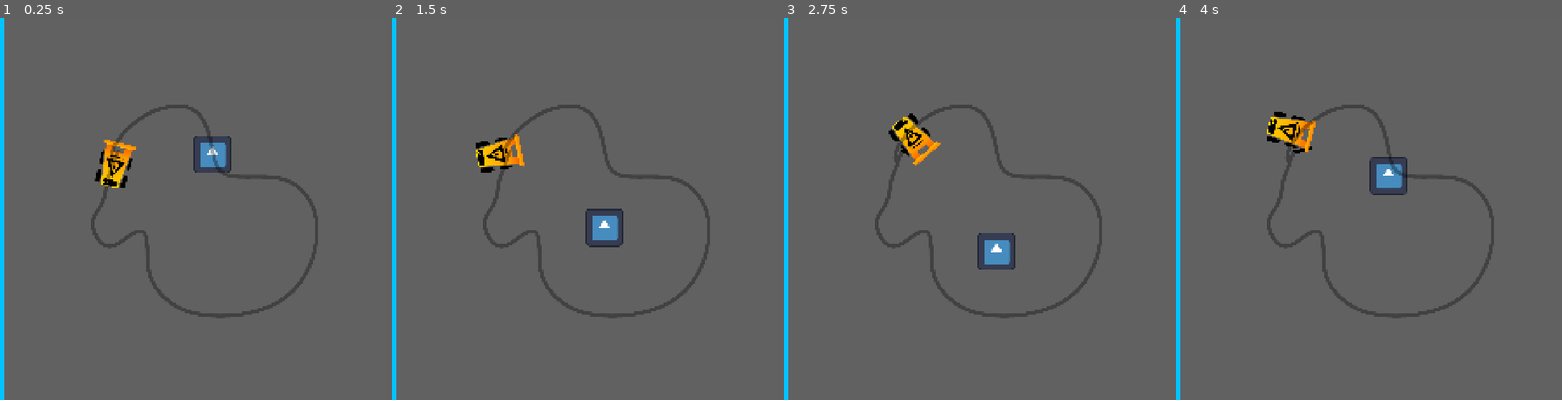
Above: before the commit, frames 1-4 (left to right).
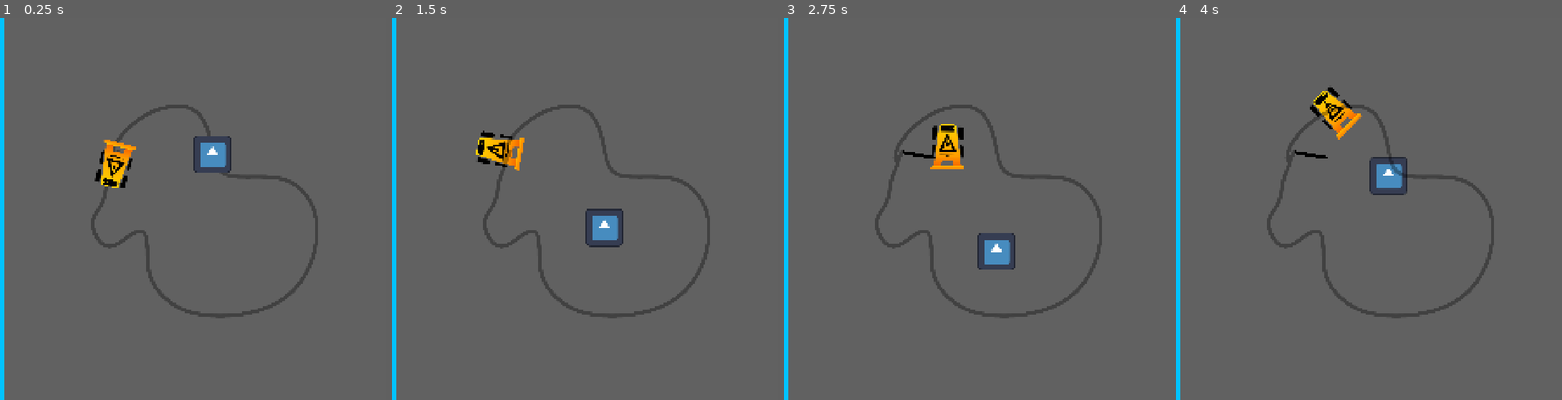
Above: after the commit, the same moments.

Repository: Breadstone58/WriteOfWay
Game: Godot game, scene res://Scenes/Levels/level_0.tscn
Two runs of this game, one before a commit and one after it. Both use one fixed random seed, a clock stepped at 60 frames per second and the inputs below. The engine's default icon, where the game draws it, is replaced by a stand-in: a white triangle on a blue panel in a dark square.
Inputs:
- Up to frame 1 (0.25 s): no input
- Up to frame 2 (1.5 s): hold D (turn_right) 0.53-1.28 s; tap Ctrl (show_track, bound only after the commit) at 0.6 s; hold S (backward) from 1.28 s (still down); tap Shift (increase_speed) at 1.35 s
- Up to frame 3 (2.75 s): tap Ctrl (show_track, bound only after the commit) at 1.55, 2.3 s; release S (backward) at 2.03 s; hold D (turn_right) from 2.03 s (still down); tap Space (oil) at 2.1 s
- Up to frame 4 (4 s): release D (turn_right) at 2.78 s; hold W (forward) 2.78-3.53 s; tap Ctrl (show_track, bound only after the commit) at 2.85, 3.6 s; hold A (turn_left) from 3.53 s (still down)

The runs differ from the first frame. In frame 1, 0.2% of the frame differs, in the area x 27-59%, y 30-45%; in frame 2, 0.7%; in frame 3, 1.6%; in frame 4, 1.7%, in the area x 23-49%, y 18-37%.

Commit message:
changed gitignore and toggle track

Diff:
--- a/Scenes/Levels/level_0.tscn
+++ b/Scenes/Levels/level_0.tscn
@@ -3,6 +3,7 @@
 [ext_resource type="Texture2D" uid="uid://ov5feb5ytcdy" path="res://Assets/Levels/level0track.png" id="1_ic72l"]
 [ext_resource type="PackedScene" uid="uid://b1hf1a4452c42" path="res://Scenes/car.tscn" id="1_y8ppt"]
 [ext_resource type="PackedScene" uid="uid://2sno2themyi6" path="res://Scenes/pedestrian.tscn" id="2_2iktx"]
+[ext_resource type="Script" uid="uid://3wha3t74yl7n" path="res://Scenes/Levels/show_track.gd" id="2_r74qd"]
 
 [sub_resource type="WorldBoundaryShape2D" id="WorldBoundaryShape2D_q3bbs"]
 
@@ -94,6 +95,7 @@
 z_index = 1000
 z_as_relative = false
 texture = ExtResource("1_ic72l")
+script = ExtResource("2_r74qd")
 
 [node name="Car" parent="." unique_id=236793703 instance=ExtResource("1_y8ppt")]
 position = Vector2(1035, 455)
--- /dev/null
+++ b/Scenes/Levels/show_track.gd
@@ -0,0 +1,16 @@
+extends Sprite2D
+
+var toggle_track_overlay = false
+
+# Called when the node enters the scene tree for the first time.
+func _ready() -> void:
+	z_index = 0
+	z_as_relative = false
+
+func _process(_delta: float) -> void:
+	if toggle_track_overlay:
+		z_index = 1000
+	else:
+		z_index = 0
+	if Input.is_action_just_pressed("show_track"):
+		toggle_track_overlay = !toggle_track_overlay
--- a/Scenes/car.gd
+++ b/Scenes/car.gd
@@ -1,9 +1,9 @@
 extends CharacterBody2D
 
 
-@export var max_speed = 100
-@export var rotation_speed = 1.5
-@export var acceleration = 200
+@export var max_speed = 300
+@export var rotation_speed = 2
+@export var acceleration = 300
 @export var friction = 500
 
 var rotation_direction = 0
@@ -54,5 +54,5 @@
 		max_speed = 400
 		acceleration = 600
 	else:
-		max_speed = 100
-		acceleration = 200
+		max_speed = 300
+		acceleration = 300
--- a/project.godot
+++ b/project.godot
@@ -63,6 +63,11 @@
 "events": [Object(InputEventKey,"resource_local_to_scene":false,"resource_name":"","device":-1,"window_id":0,"alt_press …(195 unchanged characters)…
 ]
 }
+show_track={
+"deadzone": 0.2,
+"events": [Object(InputEventKey,"resource_local_to_scene":false,"resource_name":"","device":-1,"window_id":0,"alt_pressed":false,"shift_pressed":false,"ctrl_pressed":false,"meta_pressed":false,"pressed":false,"keycode":0,"physical_keycode":4194326,"key_label":0,"unicode":0,"location":0,"echo":false,"script":null)
+]
+}
 
 [physics]
 
Not shown, added: Scenes/Levels/show_track.gd.uid
Binary file removed: saved_image.png
Not shown, removed: saved_image.png.import
Not shown, changed: .gitignore
